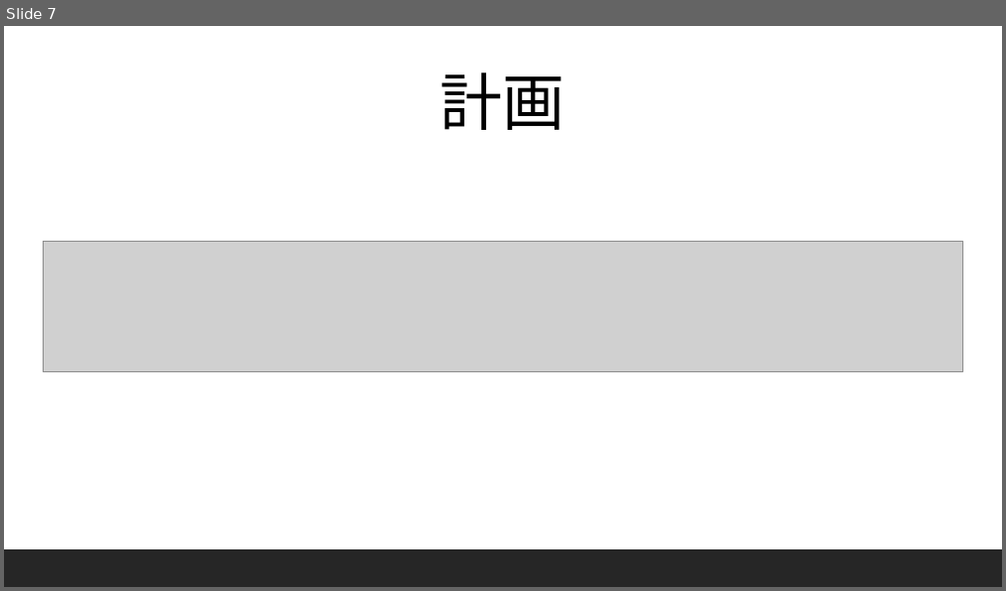
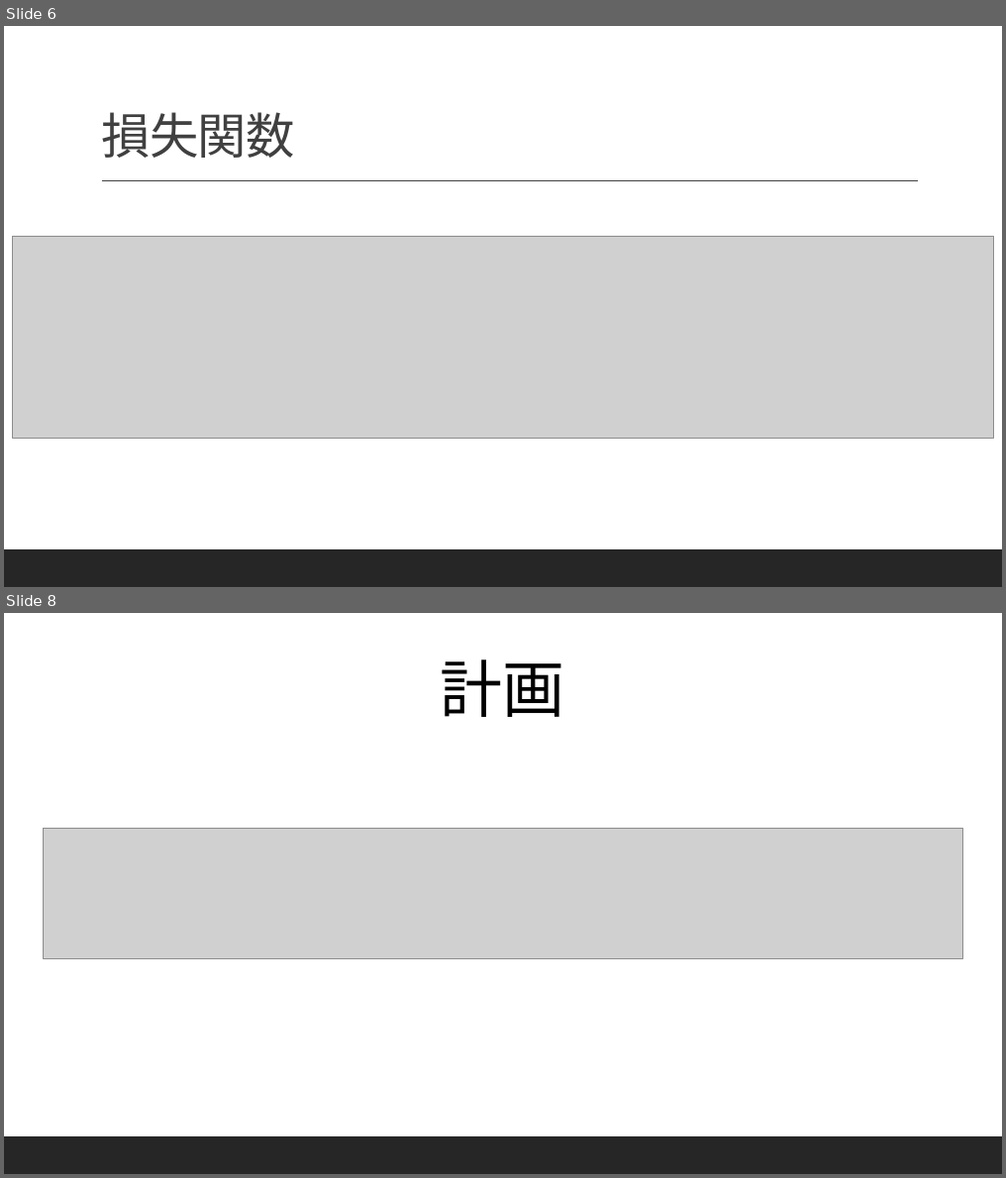
Before and after one commit to Sion1225/Study-Deeplearning-NLP, a slide deck: Presentation/ppt10 Transformer3.pptx. Shown one above the other, each under a label of ours: slide 7 before the commit, slides 6 and 8 after it; the slides between them are not shown. The pictures are 1006x591 and 1006x1178 pixels, drawn with LibreOffice and Linux fonts; fonts in the diff are those of the drawing; grey boxes stand for pictures. Boxes give left, top, right and bottom in pixels: in the first picture for what was removed or moved away, otherwise in the second. Text is boxed around its words. In the diff, an @@ line names an element or a change of style, - is before the commit and + after.

```diff
--- a/Presentation/ppt10 Transformer3.pptx
+++ b/Presentation/ppt10 Transformer3.pptx
@@ slide 6 added at [4, 26, 1002, 587], background #FFFFFF; not listed: 1 template element that a slide beside it also shows @@
@@ title added at [101, 112, 295, 158], 47 pt, text #404040 @@
+損失関数
@@ line added from (102, 181) to (918, 181), #404040 1 pt @@
@@ picture added at [12, 236, 994, 438] @@
@@ what was slide 7 is now slide 8 @@
```
Also in this commit, not shown: 1 other file.
